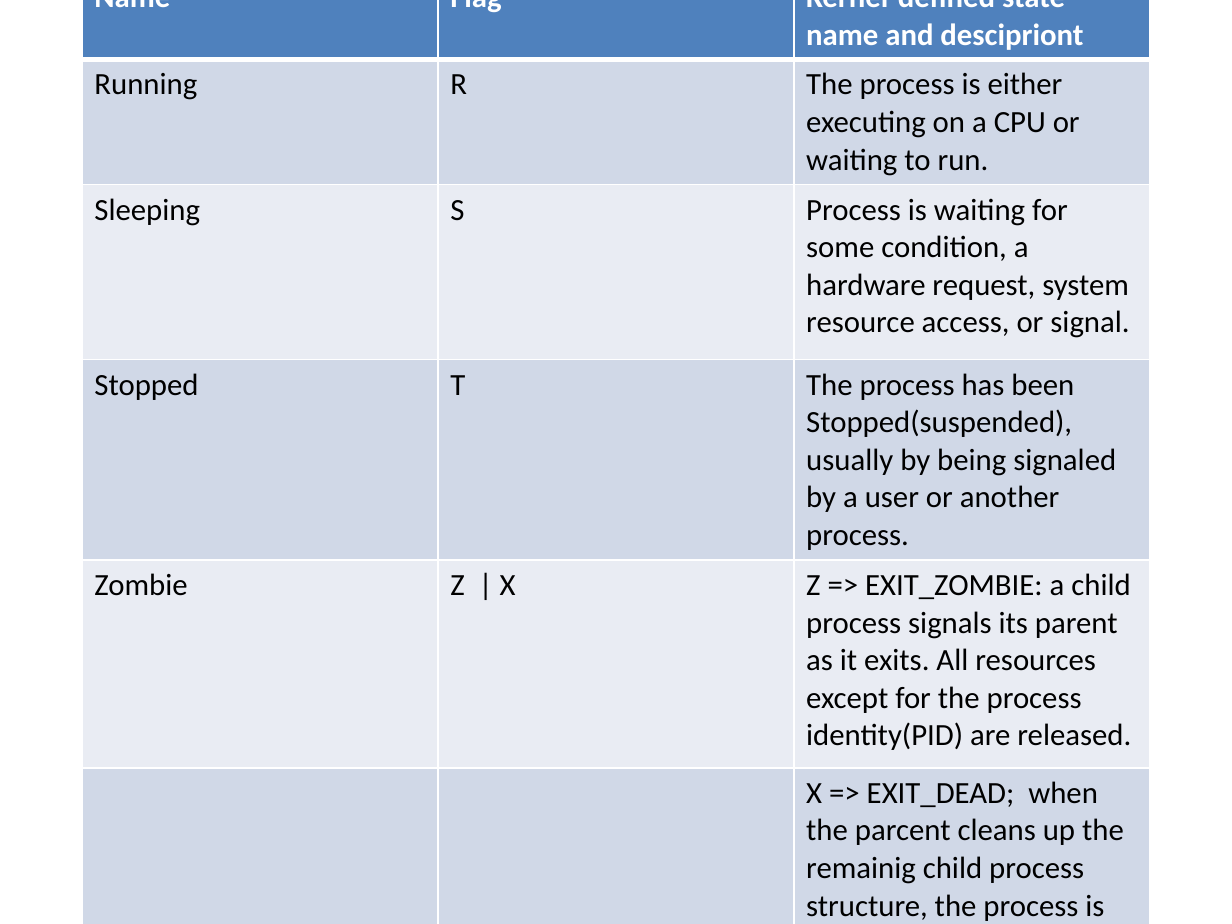
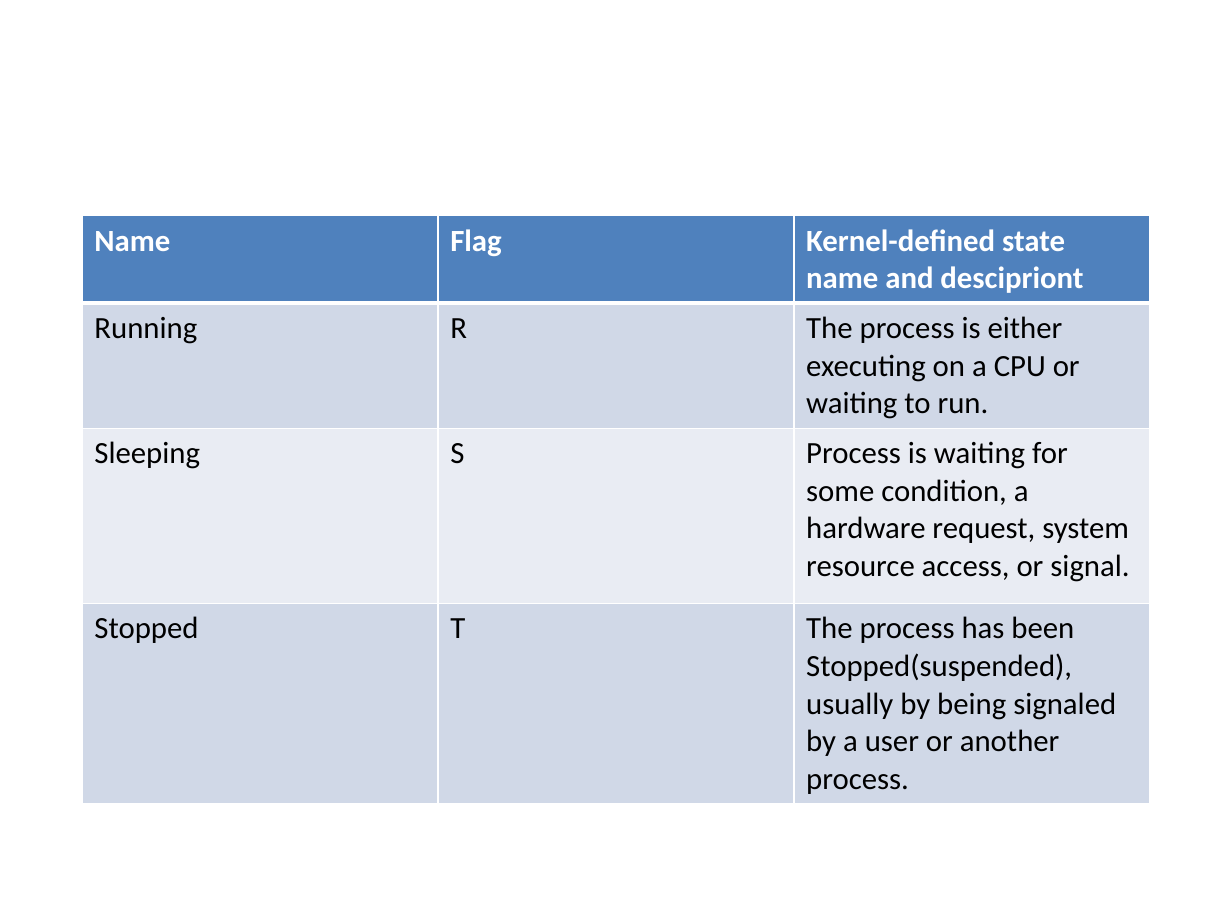
Before and after one commit to Academy-Soft-Intellect/Linux-Course, a slide deck: slide 4 of 07.Processes/07-Processes.pptx. Drawn at 1232x924 pixels with LibreOffice and Linux fonts; fonts in the diff are those of the drawing; background and template pictures are left out. Boxes give left, top, right and bottom in pixels: in the first picture for what was removed or moved away, otherwise in the second. Text is boxed around its words. In the diff, an @@ line names an element or a change of style, - is before the commit and + after.

```diff
--- a/07.Processes/07-Processes.pptx
+++ b/07.Processes/07-Processes.pptx
@@ table at <box>83,216,1151,798</box> @@
-row 5: Zombie | Z | X | Z => EXIT_ZOMBIE: a child process signals its parent as it exits. All resources except for the process identity(PID) are released.
-row 6:  |  | X => EXIT_DEAD; when the parcent cleans up the remainig child process structure, the process is now released completely.
@@ table: place and size @@
-table at <box>83,0,1151,924</box>
+table at <box>83,216,1151,798</box>
```
Also in this commit, not shown: 6 other slides changed, 2 other files.
